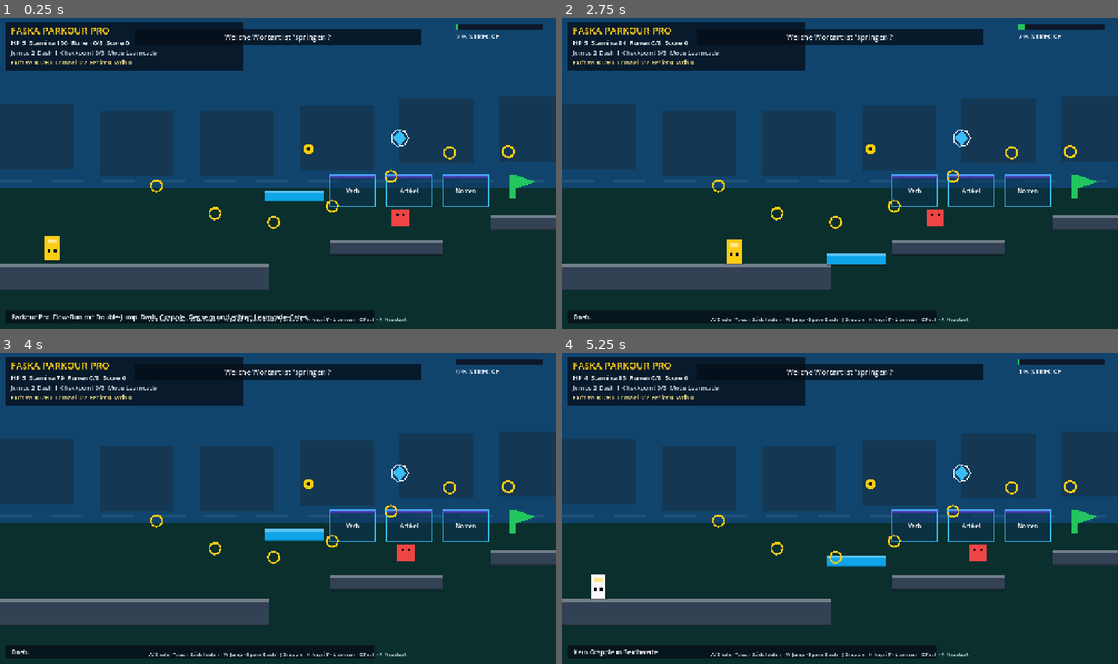
Above: before the commit, frames 1-4 (two rows, left to right).
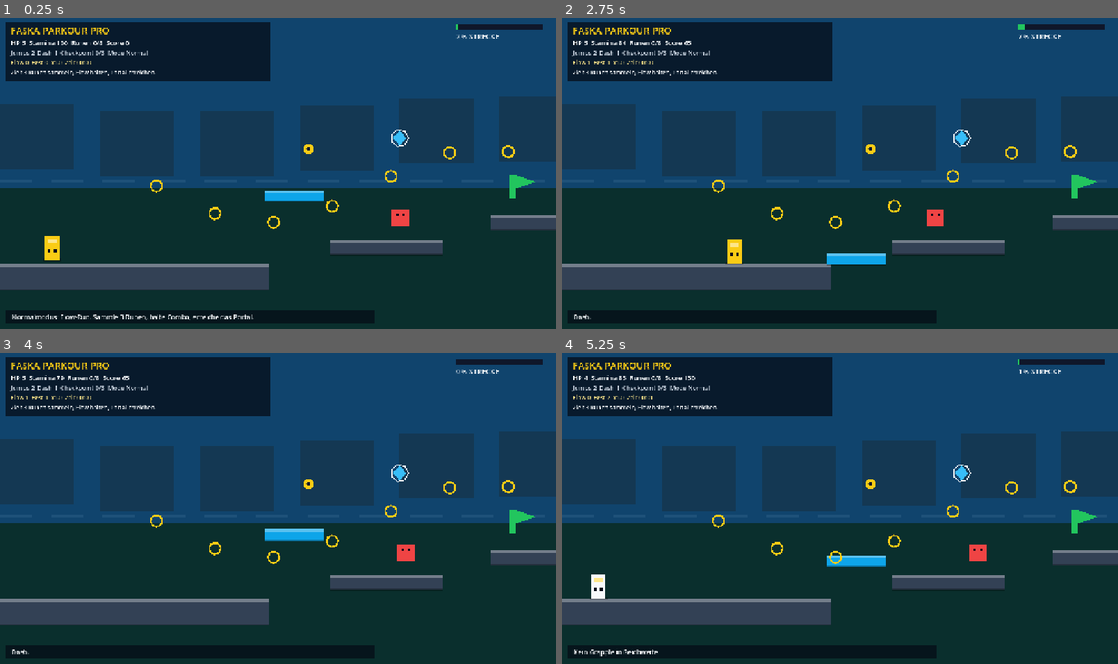
Above: after the commit, the same moments.

Repository: ralfarminkirchner-netizen/faska-flow-pro
Game: Godot game, scene res://scenes/main.tscn
The game is run twice, just before and just after one commit, with the same random seed, the same clock (stepped at 60 frames per second) and the same inputs.
Inputs (mouse positions are in pixels of both pictures, inside the frame that each line leads up to):
- Up to frame 1 (0.25 s): no input
- Up to frame 2 (2.75 s): tap Enter at 0.5 s; drag from (840, 173) to (895, 105) at 0.52 s; drag from (728, 189) to (812, 235) at 1.27 s; move the mouse to (895, 105) at 2.02 s; hold D from 2.03 s (still down); tap J at 2.1 s; tap Space at 2.3 s
- Up to frame 3 (4 s): release D at 2.75 s; drag from (250, 570) to (111, 461) at 2.77 s; move the mouse to (444, 555) at 3.52 s; hold A from 3.53 s (still down); tap R at 3.6 s; tap Space at 3.77 s; tap K at 3.8 s
- Up to frame 4 (5.25 s): tap Space at 4.07 s; release A at 4.25 s; drag from (673, 461) to (756, 430) at 4.27 s; move the mouse to (867, 508) at 5.02 s; hold A from 5.03 s (still down); tap J at 5.1 s; click (867, 508) at 5.17 s

The runs differ from the first frame. In frame 1, 5.1% of the frame differs, in the area x 1-88%, y 1-98%; in frame 2, 4.6%; in frame 3, 4.6%; in frame 4, 4.6%.

Commit message:
feat(parkour): deepen flow platformer loop

Diff:
--- a/godot/faska-parkour/scripts/main.gd
+++ b/godot/faska-parkour/scripts/main.gd
@@ -7,6 +7,10 @@
 const RUN_SPEED := 285.0
 const JUMP_SPEED := -620.0
 const LEARN_GOAL := 7
+const FLOW_WINDOW := 4.2
+const WALL_SLIDE_SPEED := 225.0
+const WALL_JUMP_X := 455.0
+const WALL_JUMP_Y := -615.0
 const LESSONS := ["WORTART", "MATHE", "SATZ", "LESEN", "KOMPOSITUM", "ENGLISCH"]
 const GATE_BASES := [
 	Vector2(890.0, 365.0),
@@ -242,9 +246,12 @@
 var hurt_timer := 0.0
 var score := 0
 var ring_combo := 0
+var flow_combo := 0
+var flow_timer := 0.0
+var best_flow := 0
 var shard_count := 0
 var checkpoint_index := 0
-var mode_learn := true
+var mode_learn := false
 var lesson_index := 0
 var question_index := 0
 var repeat_queue := []
@@ -257,6 +264,10 @@
 var coyote_timer := 0.0
 var jump_buffer := 0.0
 var dash_charges := 1
+var wall_dir := 0
+var wall_timer := 0.0
+var run_timer := 0.0
+var run_started := false
 var touch_overlay: TouchParkourOverlay
 var last_touch_jump := false
 var last_touch_dash := false
@@ -289,9 +300,12 @@
 	hurt_timer = 0.0
 	score = 0
 	ring_combo = 0
+	flow_combo = 0
+	flow_timer = 0.0
+	best_flow = 0
 	shard_count = 0
 	checkpoint_index = 0
-	mode_learn = true
+	mode_learn = false
 	lesson_index = 0
 	question_index = 0
 	repeat_queue.clear()
@@ -300,9 +314,13 @@
 	coyote_timer = 0.0
 	jump_buffer = 0.0
 	dash_charges = 1
+	wall_dir = 0
+	wall_timer = 0.0
+	run_timer = 0.0
+	run_started = false
 	won = false
 	game_over = false
-	message = "Parkour Pro: Flow-Run mit Double-Jump, Dash, Grapple, Gegnern und echten Learncade-Gates."
+	message = "Normalmodus: Flow-Run. Sammle 3 Runen, halte Combo, erreiche das Portal."
 	message_timer = 4.5
 
 func build_level() -> void:
@@ -407,6 +425,7 @@
 		elif event.keycode == KEY_J:
 			try_grapple()
 		elif event.keycode == KEY_K:
+			start_run()
 			attack_timer = 0.16
 			hit_near_enemy()
 
@@ -417,6 +436,8 @@
 		queue_redraw()
 		return
 	tick_timers(delta)
+	if run_started:
+		run_timer += delta
 	update_touch_actions()
 	update_player(delta)
 	update_enemies(delta)
@@ -437,6 +458,7 @@
 	if touch_overlay.grapple_down and not last_touch_grapple:
 		try_grapple()
 	if touch_overlay.attack_down and not last_touch_attack:
+		start_run()
 		attack_timer = 0.16
 		hit_near_enemy()
 	if touch_overlay.learn_down and not last_touch_learn:
@@ -466,6 +488,13 @@
 		coyote_timer -= delta
 	if jump_buffer > 0.0:
 		jump_buffer -= delta
+	if wall_timer > 0.0:
+		wall_timer -= delta
+	if flow_timer > 0.0:
+		flow_timer -= delta
+	elif flow_combo > 0:
+		flow_combo = 0
+		ring_combo = 0
 	stamina = minf(100.0, stamina + delta * 24.0)
 
 func update_player(delta: float) -> void:
@@ -476,12 +505,19 @@
 		input_dir += 1.0
 	if touch_overlay != null and absf(touch_overlay.move_x) > 0.08:
 		input_dir = touch_overlay.move_x
+	if absf(input_dir) > 0.05:
+		start_run()
 	if input_dir != 0.0:
 		facing = int(signf(input_dir))
 	if dash_timer <= 0.0:
-		player_vel.x = lerpf(player_vel.x, input_dir * RUN_SPEED, delta * 10.0)
+		var flow_speed_bonus: float = minf(95.0, float(flow_combo) * 4.5)
+		player_vel.x = lerpf(player_vel.x, input_dir * (RUN_SPEED + flow_speed_bonus), delta * 10.0)
 	player_vel.y += GRAVITY * delta
+	if wall_timer > 0.0 and not grounded and player_vel.y > WALL_SLIDE_SPEED and absf(input_dir) > 0.1 and int(signf(input_dir)) == wall_dir:
+		player_vel.y = WALL_SLIDE_SPEED
+		stamina = minf(100.0, stamina + delta * 10.0)
 	grounded = false
+	wall_dir = 0
 	move_player(Vector2(player_vel.x * delta, 0.0))
 	move_player(Vector2(0.0, player_vel.y * delta))
 	if grounded:
@@ -493,9 +529,20 @@
 		respawn("Sturz.")
 
 func buffer_jump() -> void:
+	start_run()
 	jump_buffer = 0.14
 
 func try_jump() -> void:
+	if wall_timer > 0.0 and not grounded:
+		player_vel = Vector2(-float(wall_dir) * WALL_JUMP_X, WALL_JUMP_Y)
+		facing = -wall_dir
+		jumps_left = 1
+		jump_buffer = 0.0
+		wall_timer = 0.0
+		add_flow(2, "Wall-Kick", 120)
+		message = "Wall-Kick."
+		message_timer = 0.8
+		return
 	if jumps_left <= 0 and coyote_timer <= 0.0:
 		return
 	player_vel.y = JUMP_SPEED
@@ -505,21 +552,26 @@
 	jump_buffer = 0.0
 	coyote_timer = 0.0
 	grounded = false
+	if not grounded and jumps_left == 0:
+		add_flow(1, "Double", 55)
 	message = "Jump."
 	message_timer = 0.7
 
 func try_dash() -> void:
 	if stamina < 26.0 or dash_timer > 0.0 or dash_charges <= 0:
 		return
+	start_run()
 	stamina -= 26.0
 	dash_charges -= 1
 	dash_timer = 0.18
 	player_vel.x = float(facing) * 690.0
 	player_vel.y *= 0.45
+	add_flow(1, "Dash", 65)
 	message = "Dash."
 	message_timer = 0.7
 
 func try_grapple() -> void:
+	start_run()
 	var best := Vector2.ZERO
 	var best_dist := 9999.0
 	for point in grapples:
@@ -535,6 +587,7 @@
 	var direction: Vector2 = (best - player_pos).normalized()
 	player_vel = direction * 640.0
 	jumps_left = maxi(jumps_left, 1)
+	add_flow(2, "Grapple", 110)
 	message = "Grapple."
 	message_timer = 0.8
 
@@ -550,9 +603,15 @@
 	if delta_pos.x > 0.0:
 		player_pos.x = rect.position.x - PLAYER_W * 0.5
 		player_vel.x = minf(0.0, player_vel.x)
+		if not grounded:
+			wall_dir = 1
+			wall_timer = 0.18
 	elif delta_pos.x < 0.0:
 		player_pos.x = rect.position.x + rect.size.x + PLAYER_W * 0.5
 		player_vel.x = maxf(0.0, player_vel.x)
+		if not grounded:
+			wall_dir = -1
+			wall_timer = 0.18
 	elif delta_pos.y > 0.0:
 		if previous_rect.position.y + previous_rect.size.y <= rect.position.y + 8.0:
 			player_pos.y = rect.position.y
@@ -607,7 +666,7 @@
 			if player_vel.y > 110.0 and player_pos.y - PLAYER_H * 0.5 < pos.y - 22.0:
 				enemy["alive"] = false
 				player_vel.y = JUMP_SPEED * 0.62
-				score += 250
+				add_flow(3, "Stomp", 250)
 				message = "Stomp."
 				message_timer = 0.9
 			elif hurt_timer <= 0.0:
@@ -624,7 +683,7 @@
 		if attack_rect.intersects(enemy_rect):
 			enemy["alive"] = false
 			enemies[i] = enemy
-			score += 180
+			add_flow(2, "Hit", 180)
 			message = "Treffer."
 			message_timer = 0.8
 			return
@@ -637,7 +696,7 @@
 		if player_pos.distance_to(ring["pos"]) < 34.0:
 			ring["taken"] = true
 			ring_combo += 1
-			score += ring_combo * 35
+			add_flow(1, "Ring", ring_combo * 35)
 			stamina = minf(100.0, stamina + 9.0)
 			if ring_combo % 5 == 0:
 				dash_charges = 1
@@ -651,7 +710,7 @@
 		if player_pos.distance_to(shard["pos"]) < 36.0:
 			shard["taken"] = true
 			shard_count += 1
-			score += 300
+			add_flow(3, "Rune", 300)
 			message = "Rune %d/8." % shard_count
 			message_timer = 1.4
 			shards[i] = shard
@@ -664,7 +723,7 @@
 		if player_pos.distance_to(cp) < 52.0:
 			checkpoint_index = i
 			spawn_pos = cp
-			score += 250
+			add_flow(2, "Checkpoint", 250)
 			message = "Checkpoint."
 			message_timer = 1.2
 
@@ -682,7 +741,7 @@
 			if int(gate["index"]) == int(q["correct"]):
 				learn_hits += 1
 				var repeated := bool(q.get("repeat", false))
-				score += 850 if repeated else 700
+				add_flow(3, "Gate", 850 if repeated else 700)
 				stamina = 100.0
 				dash_charges = 1
 				shard_count = mini(8, shard_count + 1)
@@ -703,8 +762,9 @@
 func check_finish() -> void:
 	if player_pos.x > 5120.0 and (shard_count >= 3 or (mode_learn and learn_hits >= LEARN_GOAL)):
 		won = true
-		score += 1500 + shard_count * 200
-		message = "Portal erreicht. Score %d. R startet neu." % score
+		var time_bonus: int = maxi(0, 4200 - int(run_timer * 42.0))
+		score += 1500 + shard_count * 200 + best_flow * 35 + time_bonus
+		message = "Portal erreicht. Flow %d. Zeitbonus %d. R startet neu." % [best_flow, time_bonus]
 		message_timer = 99.0
 	elif player_pos.x > 5120.0:
 		message = "Portal braucht 3 Runen oder %d Lern-Gates." % LEARN_GOAL
@@ -717,6 +777,8 @@
 	hurt_timer = 1.0
 	player_vel = Vector2(-float(facing) * 240.0, -360.0)
 	ring_combo = 0
+	flow_combo = 0
+	flow_timer = 0.0
 	message = text
 	message_timer = 1.4
 	if hp <= 0:
@@ -730,6 +792,9 @@
 	player_vel = Vector2.ZERO
 	jumps_left = 2
 	hurt_timer = 1.0
+	ring_combo = 0
+	flow_combo = 0
+	flow_timer = 0.0
 	message = text
 	message_timer = 1.2
 	if hp <= 0:
@@ -742,6 +807,29 @@
 
 func update_camera() -> void:
 	camera_x = clampf(player_pos.x - size.x * 0.38, 0.0, maxf(0.0, WORLD_W - size.x))
+
+func start_run() -> void:
+	run_started = true
+
+func add_flow(amount: int, label: String, base_points: int) -> void:
+	flow_combo = min(99, flow_combo + amount)
+	best_flow = maxi(best_flow, flow_combo)
+	flow_timer = FLOW_WINDOW
+	var multiplier: float = flow_multiplier()
+	score += int(round(float(base_points) * multiplier))
+	if label != "":
+		message = "%s-Flow x%.1f" % [label, multiplier]
+		message_timer = 0.85
+
+func flow_multiplier() -> float:
+	return minf(4.0, 1.0 + floorf(float(flow_combo) / 5.0) * 0.35)
+
+func objective_text() -> String:
+	if mode_learn:
+		return "Lernziel: %d/%d richtige Gates - %s" % [learn_hits, LEARN_GOAL, str(LESSONS[lesson_index])]
+	if shard_count < 3:
+		return "Ziel: 3 Runen sammeln, Flow halten, Portal erreichen."
+	return "Ziel: Portal rechts erreichen. Bonus fuer Zeit und Flow."
 
 func world_y_offset() -> float:
 	if size.y > size.x * 1.2:
@@ -817,7 +905,8 @@
 
 func draw_portal() -> void:
 	var pos := screen_pos(Vector2(5200.0, 510.0))
-	var color: Color = Color.html("#a855f7") if shard_count >= 3 else Color.html("#475569")
+	var portal_open := shard_count >= 3 or (mode_learn and learn_hits >= LEARN_GOAL)
+	var color: Color = Color.html("#a855f7") if portal_open else Color.html("#475569")
 	draw_circle(pos + Vector2(0.0, -60.0), 58.0, Color(color.r, color.g, color.b, 0.35))
 	draw_arc(pos + Vector2(0.0, -60.0), 58.0, 0.0, TAU, 24, color, 6.0)
 	draw_string(get_theme_default_font(), pos + Vector2(-50.0, -54.0), "PORTAL", HORIZONTAL_ALIGNMENT_CENTER, 100.0, 14, Color.html("#f8fafc"))
@@ -864,17 +953,21 @@
 	draw_rect(Rect2(rect.position + Vector2(21.0, 31.0), Vector2(6.0, 6.0)), Color.html("#020617"), true)
 	if dash_timer > 0.0:
 		draw_rect(rect.grow(8.0), Color(0.32, 0.81, 1.0, 0.22), true)
+	if wall_timer > 0.0 and not grounded:
+		var slide_edge := rect.position.x + rect.size.x if wall_dir > 0 else rect.position.x
+		draw_line(Vector2(slide_edge, rect.position.y + 5.0), Vector2(slide_edge, rect.position.y + rect.size.y - 4.0), Color.html("#38bdf8"), 4.0)
 	if attack_timer > 0.0:
 		var blade := Rect2(rect.position + Vector2(float(facing) * 18.0, 14.0), Vector2(float(facing) * 58.0, 12.0)).abs()
 		draw_rect(blade, Color(0.96, 0.95, 0.68, 0.68), true)
 
 func draw_hud() -> void:
 	var font := get_theme_default_font()
-	draw_rect(Rect2(12.0, 12.0, minf(size.x - 24.0, 548.0), 112.0), Color(0.02, 0.05, 0.09, 0.75), true)
+	draw_rect(Rect2(12.0, 12.0, minf(size.x - 24.0, 610.0), 136.0), Color(0.02, 0.05, 0.09, 0.75), true)
 	draw_string(font, Vector2(25.0, 40.0), "FASKA PARKOUR PRO", HORIZONTAL_ALIGNMENT_LEFT, -1, 22, Color.html("#facc15"))
 	draw_string(font, Vector2(25.0, 66.0), "HP %d  Stamina %d  Runen %d/8  Score %d" % [hp, int(stamina), shard_count, score], HORIZONTAL_ALIGNMENT_LEFT, -1, 15, Color.html("#f8fafc"))
 	draw_string(font, Vector2(25.0, 89.0), "Jumps %d  Dash %d  Checkpoint %d/3  Mode %s" % [jumps_left, dash_charges, checkpoint_index, "Learncade" if mode_learn else "Normal"], HORIZONTAL_ALIGNMENT_LEFT, -1, 14, Color.html("#cbd5e1"))
-	draw_string(font, Vector2(25.0, 111.0), "Fach %s  Lernziel %d/%d  Fehler %d  Wdh %d" % [str(LESSONS[lesson_index]), learn_hits, LEARN_GOAL, mistakes, repeat_queue.size()], HORIZONTAL_ALIGNMENT_LEFT, -1, 13, Color.html("#fde68a"))
+	draw_string(font, Vector2(25.0, 111.0), "Flow %d  Best %d  x%.1f  Zeit %02d:%02d" % [flow_combo, best_flow, flow_multiplier(), int(run_timer) / 60, int(run_timer) % 60], HORIZONTAL_ALIGNMENT_LEFT, -1, 13, Color.html("#fde68a"))
+	draw_string(font, Vector2(25.0, 134.0), objective_text(), HORIZONTAL_ALIGNMENT_LEFT, minf(size.x - 60.0, 560.0), 13, Color.html("#f8fafc"))
 	if mode_learn:
 		var q: Dictionary = current_question()
 		draw_rect(Rect2(size.x * 0.5 - 330.0, 28.0, 660.0, 38.0), Color(0.02, 0.05, 0.09, 0.76), true)
@@ -885,7 +978,6 @@
 	draw_rect(Rect2(size.x - 230.0, 18.0, 200.0, 12.0), Color.html("#0f172a"), true)
 	draw_rect(Rect2(size.x - 230.0, 18.0, 200.0 * clampf(player_pos.x / WORLD_W, 0.0, 1.0), 12.0), Color.html("#22c55e"), true)
 	draw_string(font, Vector2(size.x - 230.0, 52.0), "%d%% STRECKE" % int(player_pos.x / WORLD_W * 100.0), HORIZONTAL_ALIGNMENT_LEFT, -1, 17, Color.html("#f8fafc"))
-	draw_string(font, Vector2(size.x * 0.5 - 330.0, size.y - 18.0), "A/D oder Touch-Stick laufen · W Jump · Space Dash · J Grapple · K Angriff · L Lernen · C Fach · R Neustart", HORIZONTAL_ALIGNMENT_CENTER, 660.0, 12, Color.html("#cbd5e1"))
 
 func _question_id(question: Dictionary) -> String:
 	return "%s|%s" % [str(question.get("lesson", str(LESSONS[lesson_index]))), str(question.get("prompt", ""))]
Not shown, changed: src/components/games/godot/FaskaParkourGodot.jsx
Not shown, changed: src/components/hub/GameEngineHub.jsx
